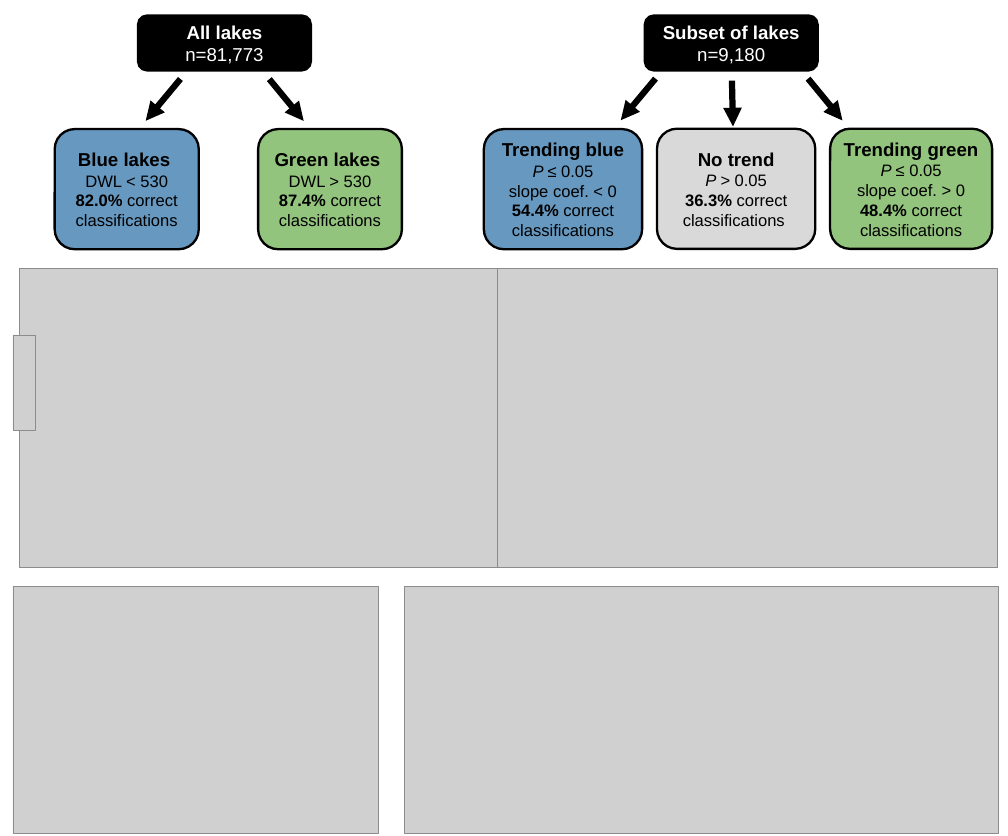
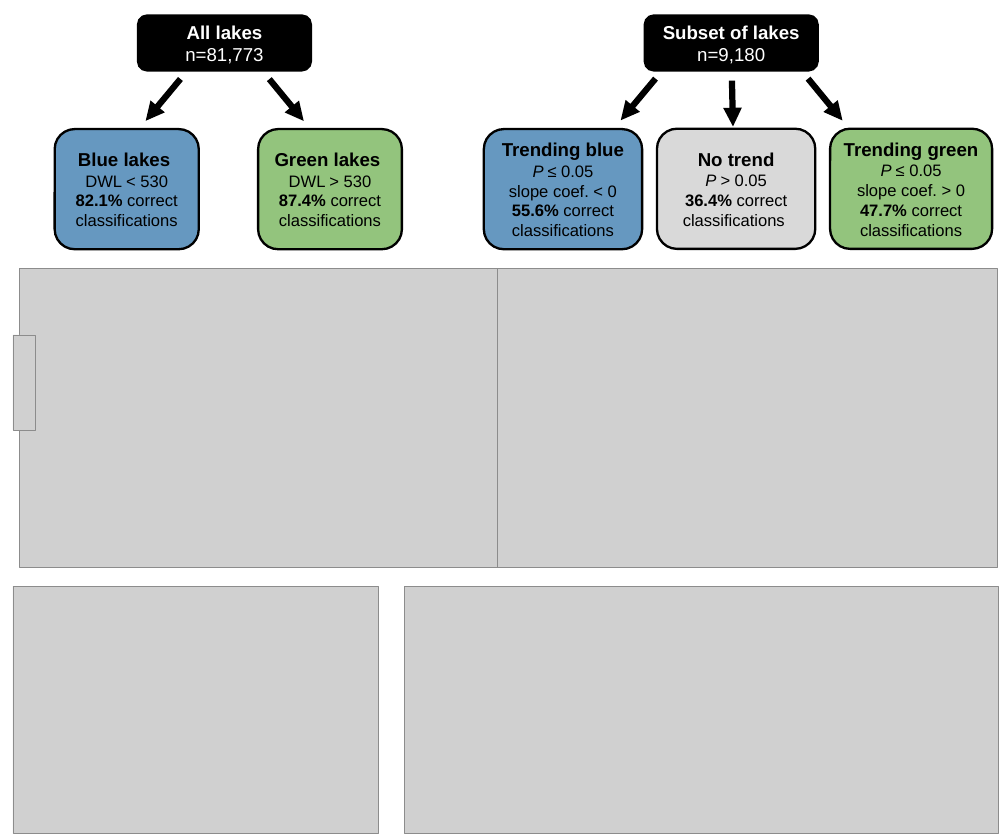
Before and after one commit to LinneaRock/LakeColor_SpatTem, a slide deck: slide 1 of Figures/Figure4/Figure4_RandomForest.pptx. Drawn at 1008x836 pixels with LibreOffice and Linux fonts; fonts in the diff are those of the drawing; grey boxes stand for pictures. Boxes give left, top, right and bottom in pixels: in the first picture for what was removed or moved away, otherwise in the second. Text is boxed around its words. In the diff, an @@ line names an element or a change of style, - is before the commit and + after.

```diff
--- a/Figures/Figure4/Figure4_RandomForest.pptx
+++ b/Figures/Figure4/Figure4_RandomForest.pptx
@@ text in rounded rectangle at <box>76,194,178,226</box>: text changed @@
-82.0% correct classifications
+82.1% correct classifications
@@ text in rounded rectangle at <box>512,204,614,236</box>: text changed @@
-54.4% correct classifications
+55.6% correct classifications
@@ text in rounded rectangle at <box>683,194,788,226</box>: text changed @@
-36.3% correct classifications
+36.4% correct classifications
@@ text in rounded rectangle at <box>860,204,963,236</box>: text changed @@
-48.4% correct classifications
+47.7% correct classifications
```
Also in this commit, not shown: 17 other files.
